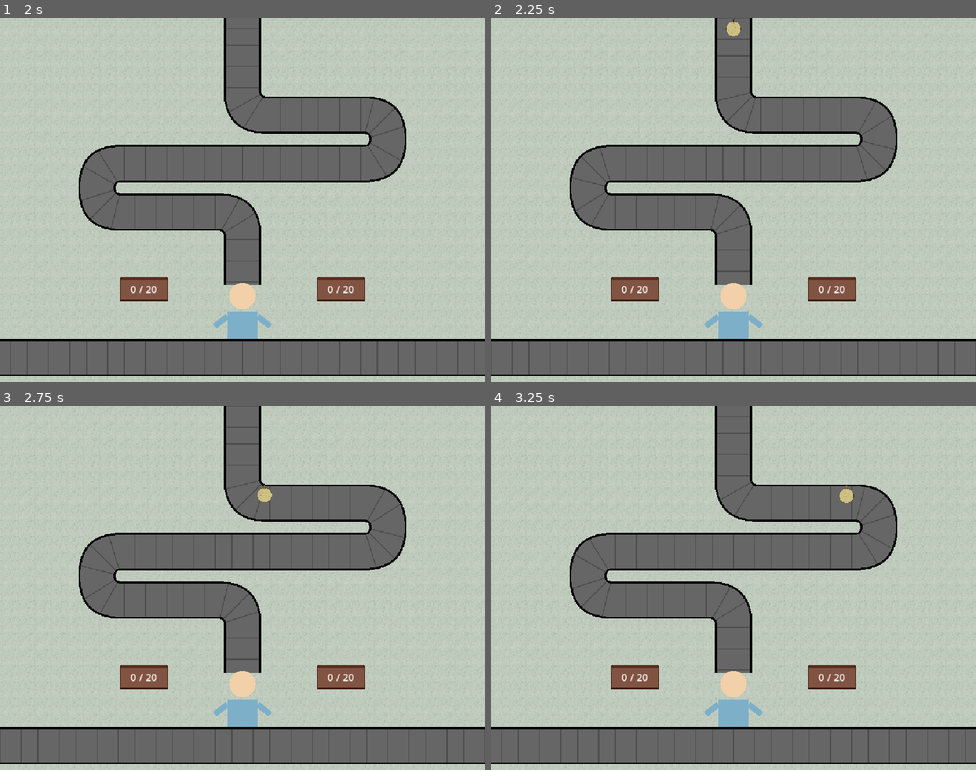
Above: before the commit, frames 1-4 (two rows, left to right).
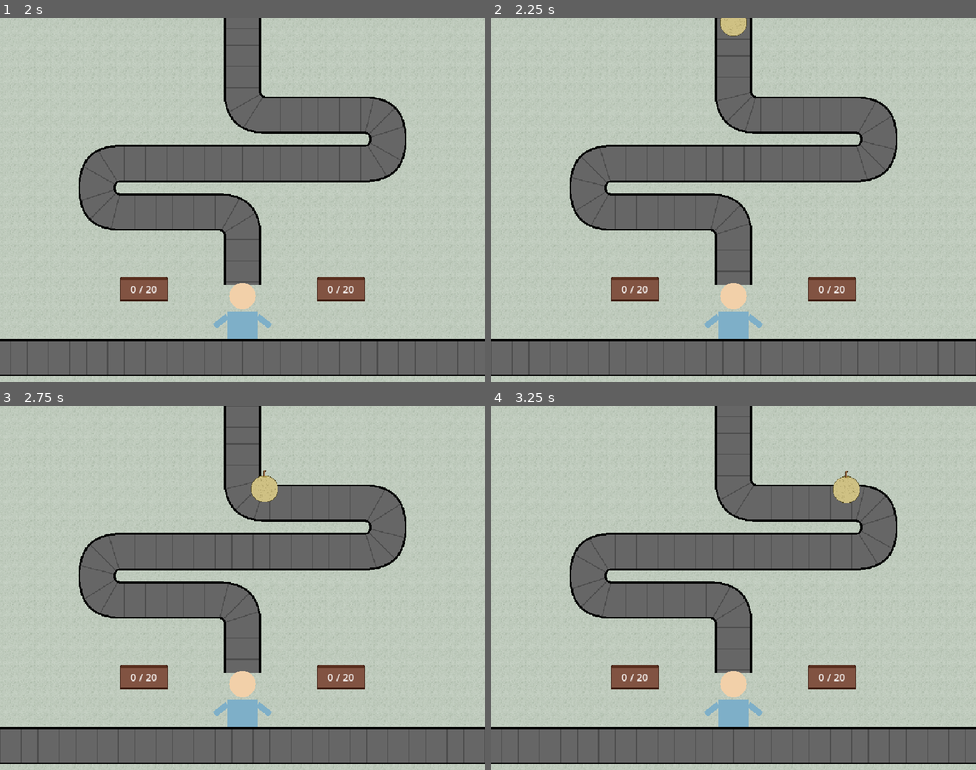
Above: after the commit, the same moments.

Repository: ryosanhin/hypear
Game: Godot game, scene res://scenes/game/game.tscn
The game is run twice, just before and just after one commit, with the same random seed, the same clock (stepped at 60 frames per second) and the same inputs.
Inputs:
- Up to frame 1 (2 s): tap Enter (start_game) at 0.5, 1.25, 1.35 s; hold Right (sort_right) 0.53-1.28 s; hold Down (ship_boxes) 0.53-1.28 s; hold Left (sort_left) from 1.28 s (still down)
- Up to frame 2 (2.25 s): tap Enter (start_game) at 2 s; release Left (sort_left) at 2.03 s; hold Right (sort_right) from 2.03 s (still down); hold D (toggle_weights) from 2.03 s (still down)
- Up to frame 3 (2.75 s): keep holding Right (sort_right); keep holding D (toggle_weights)
- Up to frame 4 (3.25 s): keep holding Right (sort_right); release D (toggle_weights) at 2.78 s; tap Down (ship_boxes) at 2.85 s

Frame 1 is identical in both runs. In frame 2, 0.1% of the frame differs, in the area x 47-53%, y 0-5%; in frame 3, 0.2%; in frame 4, 0.3%, in the area x 70-76%, y 17-27%.

Commit message:
fix: 果実のスケールを重量比の立方根に変更

Diff:
--- a/views/fruit_view.gd
+++ b/views/fruit_view.gd
@@ -7,11 +7,11 @@
 @onready var _label: Label = $Weight
 
 
-## 基準重量5に対する比で果実を拡縮し、デバッグ表示を更新する。[br]
+## 基準重量5に対する重量比の立方根で果実を拡縮し、デバッグ表示を更新する。[br]
 ## [param weight]: 果実の重量。[br]
 ## [param show_weight]: 数値を表示するか。
 func configure(weight: int, show_weight: bool) -> void:
-	var size_ratio := float(weight) / BASE_WEIGHT
+	var size_ratio: float = pow(float(weight) / BASE_WEIGHT, 1.0 / 3.0)
 	_pear.scale = Vector2.ONE * size_ratio
 	_label.position.y = _pear.offset.y * size_ratio - _label.size.y / 2.0
 	_label.text = str(weight)
Not shown, changed: README.md
